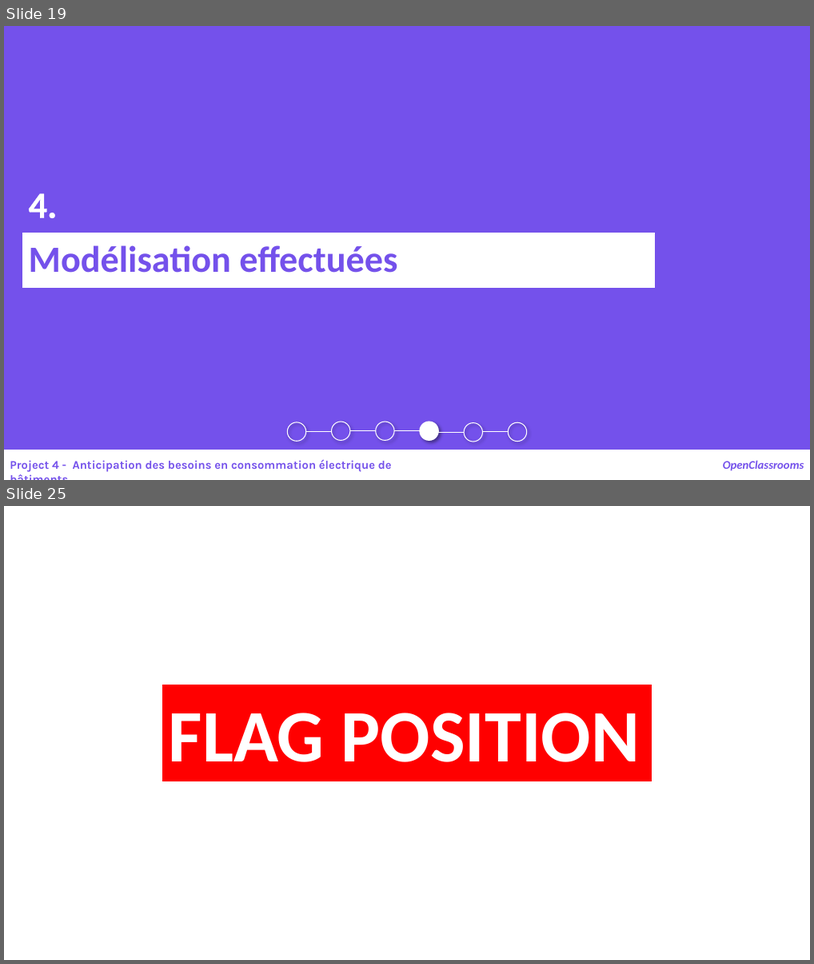
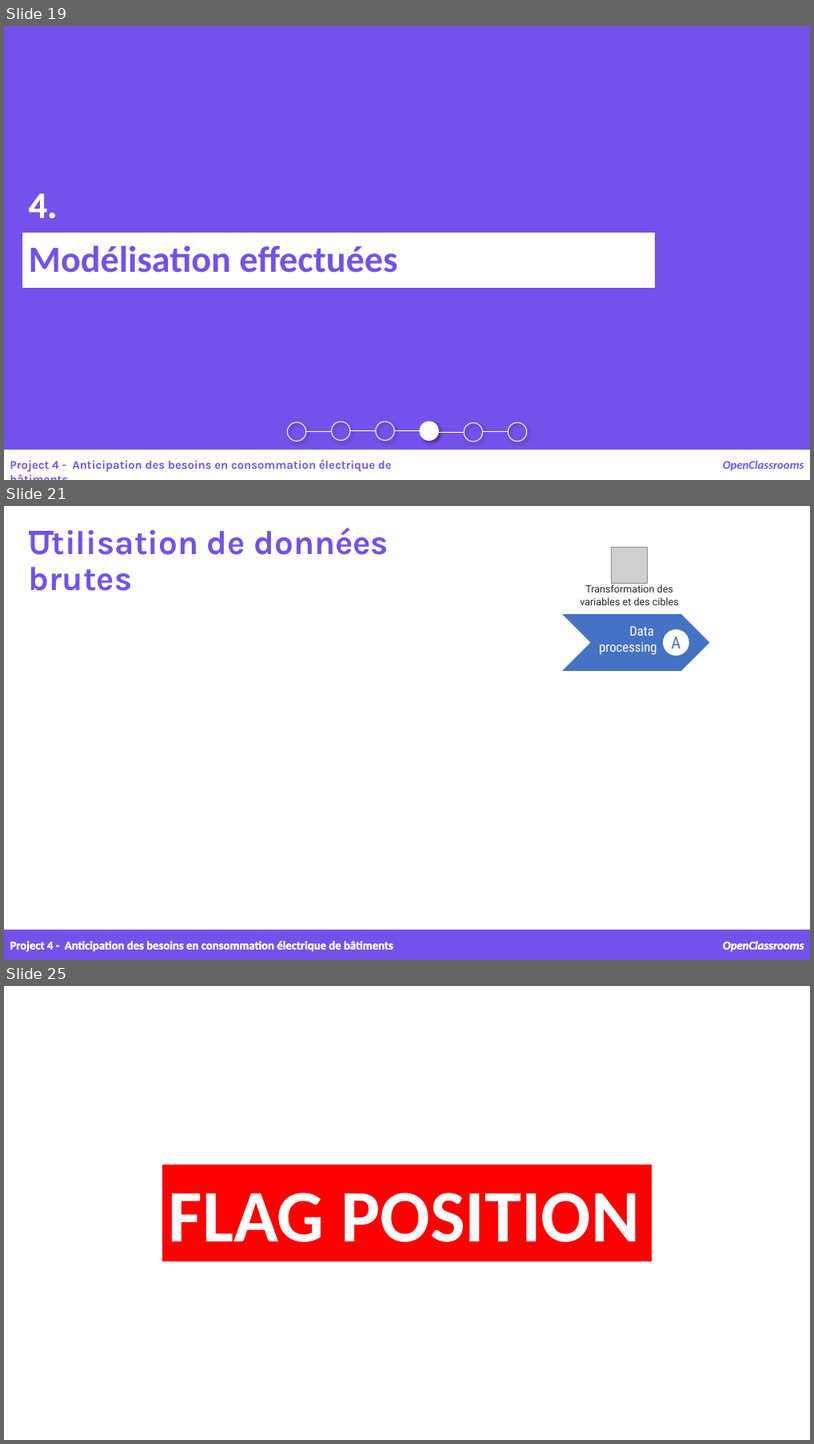
Before and after one commit to samirhinojosa/OC-P4-consumption-needs-of-buildings, a slide deck: supports/P4_presentation v1.pptx. Shown one above the other, each under a label of ours: slides 19 and 25 before the commit, slides 19, 21 and 25 after it; the slides between them are not shown. The pictures are 814x964 and 814x1444 pixels, drawn with LibreOffice and Linux fonts; fonts in the diff are those of the drawing; grey boxes stand for pictures; background and template pictures are left out. Boxes give left, top, right and bottom in pixels: in the first picture for what was removed or moved away, otherwise in the second. Text is boxed around its words. In the diff, an @@ line names an element or a change of style, - is before the commit and + after.

```diff
--- a/supports/P4_presentation v1.pptx
+++ b/supports/P4_presentation v1.pptx
@@ slide 21 added at [4,506,810,960], background picture (left out) @@
@@ text added at [29,528,389,591], 40 pt, text #7451EB, bold @@
+Utilisation de données brutes
@@ rectangle added at [29,531,53,535], fill #7451EB, outline #7451EB 1 pt @@
@@ picture added at [612,547,648,583] @@
@@ text added at [580,584,679,605], 12 pt, text #252525 @@
+Transformation des variables et des cibles
@@ chevron added at [563,614,710,671], fill #4472C4 @@
@@ text added at [599,626,658,655], 16 pt, text #FFFFFF @@
+Data
+processing
@@ ellipse added at [663,629,690,656], fill #FFFFFF @@
@@ text added at [671,636,681,648], 20 pt, text #4472C4 @@
+A
@@ rectangle added at [4,929,810,960], fill #7451EB, outline #7451EB 1 pt @@
@@ text added at [10,940,394,952], 14 pt, text #FFFFFF, bold @@
+Project 4 - Anticipation des besoins en consommation électrique de bâtiments
@@ text added at [723,940,805,951], 14 pt, text #FFFFFF, bold, italic @@
+OpenClassrooms
```
Also in this commit, not shown: 12 slides changed, 1 other slide added, 2 slides removed, 42 other files.
